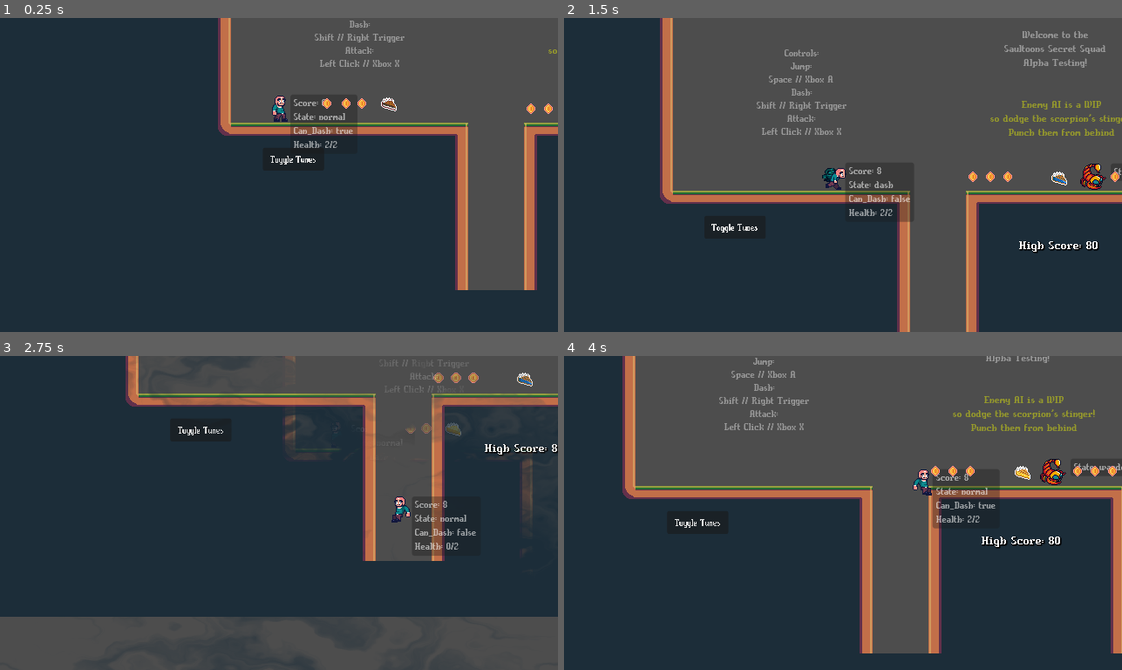
Above: before the commit, frames 1-4 (two rows, left to right).
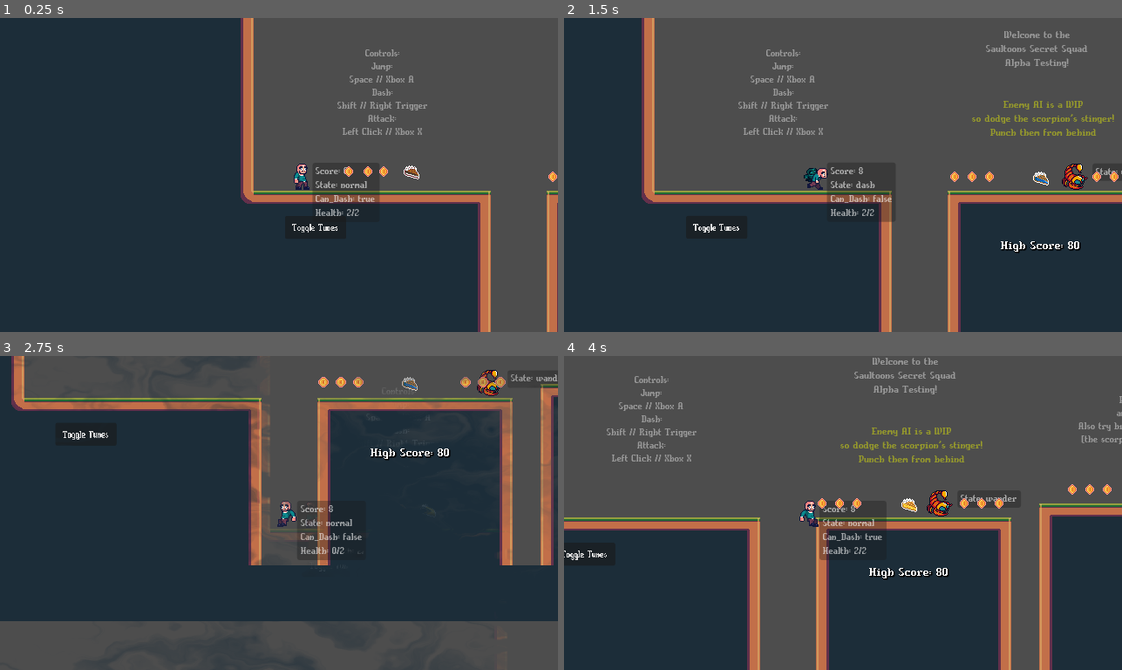
Above: after the commit, the same moments.

Repository: Aleiocus/The-Gallery-Heist
Game: Godot game, scene res://Scenes/Game/Levels/testing.tscn
The game is run twice, just before and just after one commit, with the same random seed, the same clock (stepped at 60 frames per second) and the same inputs.
Inputs (mouse positions are in pixels of both pictures, inside the frame that each line leads up to):
- Up to frame 1 (0.25 s): no input
- Up to frame 2 (1.5 s): move the mouse to (965, 159) at 0.52 s; hold D (right) from 0.53 s (still down); click (965, 159) at 0.6 s; tap Space (jump) at 0.77 s; move the mouse to (731, 190) at 1.27 s; tap Shift (dash) at 1.35 s
- Up to frame 3 (2.75 s): tap Space (jump) at 1.52 s; move the mouse to (334, 443) at 2.02 s; release D (right) at 2.03 s; hold A (left) from 2.03 s (still down); click (334, 443) at 2.1 s
- Up to frame 4 (4 s): move the mouse to (815, 575) at 2.77 s; release A (left) at 2.78 s; hold D (right) from 2.78 s (still down); tap Shift (dash) at 2.85 s; tap Space (jump) at 3.02, 3.77 s; move the mouse to (1010, 560) at 3.52 s; click (1010, 560) at 3.6 s

The runs differ from the first frame. In frame 1, 21% of the frame differs, in the area x 39-100%, y 0-100%; in frame 2, 12%; in frame 3, 29%; in frame 4, 39%, in the area x 0-100%, y 0-100%.

Commit message:
reworked level camera and camera triggers

Diff:
--- a/Scenes/Game/Levels/level_1_1.tscn
+++ b/Scenes/Game/Levels/level_1_1.tscn
@@ -1,9 +1,8 @@
-[gd_scene load_steps=13 format=3 uid="uid://du51n87yesd30"]
+[gd_scene load_steps=12 format=3 uid="uid://du51n87yesd30"]
 
 [ext_resource type="PackedScene" uid="uid://b84n1i2bwxbmr" path="res://Scenes/Game/Levels/level.tscn" id="1_884p5"]
 [ext_resource type="Texture2D" uid="uid://d2quxmbdmd2h3" path="res://Resources/Textures/ParkLvlAssets/ParktilesCurrentSet (valsprites).png" id="2_2ohjl"]
 [ext_resource type="AudioStream" uid="uid://vdc06qge10bb" path="res://Resources/Textures/ParkLvlAssets/ofmiceandmistrustv5.wav" id="2_psurl"]
-[ext_resource type="PackedScene" uid="uid://3xg1cdwrnu1c" path="res://Scenes/Objects/camera_trigger.tscn" id="3_acenh"]
 [ext_resource type="Texture2D" uid="uid://cstvbl7tuuk5w" path="res://Resources/Textures/ParkLvlAssets/Background/ParkBGParalax6.png" id="3_np2bd"]
 [ext_resource type="Texture2D" uid="uid://dxu2tprf7w3ya" path="res://Resources/Textures/ParkLvlAssets/Background/ParkBGParalax5.png" id="4_ced8t"]
 [ext_resource type="Texture2D" uid="uid://cp5cqkjhhem27" path="res://Resources/Textures/ParkLvlAssets/Background/ParkBGParalax4.png" id="5_mh25a"]
@@ -118,9 +117,8 @@
 [node name="Saul" parent="Characters" index="0"]
 position = Vector2(-201, -66)
 
-[node name="CameraTrigger" parent="CameraTriggers" index="0" instance=ExtResource("3_acenh")]
-_is_starting_state = true
-_trigger_state = 2
+[node name="LevelCamera" parent="." index="4" node_paths=PackedStringArray("_starting_trigger")]
+_starting_trigger = NodePath("")
 
 [node name="MusicPlayer" parent="." index="6"]
 stream = ExtResource("2_psurl")
--- a/Scenes/Game/Levels/testing.tscn
+++ b/Scenes/Game/Levels/testing.tscn
@@ -230,10 +230,15 @@
 label_settings = SubResource("LabelSettings_anlf8")
 vertical_alignment = 1
 
+[node name="LevelCamera" parent="." index="6" node_paths=PackedStringArray("_starting_trigger")]
+_starting_trigger = NodePath("../CameraTriggers/CameraTrigger")
+
 [node name="CameraTrigger" parent="CameraTriggers" index="0" instance=ExtResource("3_guy7c")]
 position = Vector2(725, -155)
-_is_starting_state = true
-_trigger_state = 2
+_change_state = true
+_change_zoom = true
+_change_lock = true
+_trigger_state = 1
 
 [node name="CollisionShape2D" type="CollisionShape2D" parent="CameraTriggers/CameraTrigger" index="0"]
 position = Vector2(0, -77)
@@ -245,9 +250,12 @@
 
 [node name="CameraTrigger2" parent="CameraTriggers" index="1" instance=ExtResource("3_guy7c")]
 position = Vector2(762, -231)
+_change_state = true
+_change_zoom = true
+_change_lock = true
 _trigger_state = 1
-_target_zoom = Vector2(0.8, 0.8)
-_clamped_limits = Rect2(966, -655, 966, -212)
+_release_x_bound = false
+_x_bound = Vector2(1010, 1010)
 
 [node name="CollisionShape2D" type="CollisionShape2D" parent="CameraTriggers/CameraTrigger2" index="0"]
 position = Vector2(0, -240.5)
@@ -255,8 +263,11 @@
 
 [node name="CameraTrigger3" parent="CameraTriggers" index="2" instance=ExtResource("3_guy7c")]
 position = Vector2(378, -346)
-_target_zoom = Vector2(0.5, 0.5)
+_change_state = true
+_change_zoom = true
+_change_lock = true
 _idle_position = Vector2(370, -541)
+_zoom = Vector2(0.5, 0.5)
 
 [node name="CollisionShape2D" type="CollisionShape2D" parent="CameraTriggers/CameraTrigger3" index="0"]
 position = Vector2(-9, 0)
--- a/Scripts/Camera System/camera_trigger.gd
+++ b/Scripts/Camera System/camera_trigger.gd
@@ -1,41 +1,101 @@
 @tool
+class_name CameraTrigger
 extends Area2D
 
-@export var _is_starting_state : bool = false # only 1 trigger can be set as default, this is not enforced so if multiple triggers have this on the last one in the tree will apply
+@export var _change_state : bool = false :
+	set(value):
+		_change_state = value
+		notify_property_list_changed()
+@export var _change_zoom : bool = false :
+	set(value):
+		_change_zoom = value
+		notify_property_list_changed()
+@export var _change_lock : bool = false :
+	set(value):
+		_change_lock = value
+		notify_property_list_changed()
+
+@export_group("Camera State")
 @export var _trigger_state : LevelCamera.CameraState :
 	set(value):
 		_trigger_state = value
 		notify_property_list_changed()
-@export var _target_zoom : Vector2 = Vector2.ONE
+@export var _idle_position : Vector2
 
-@export var _idle_position : Vector2
-@export var _clamped_limits : Rect2
+@export_group("Axis Lock")
+@export var _release_x_bound : bool = true :
+	set(value):
+		_release_x_bound = value
+		notify_property_list_changed()
+@export var _release_y_bound : bool = true :
+	set(value):
+		_release_y_bound = value
+		notify_property_list_changed()
+@export var _x_bound : Vector2
+@export var _y_bound : Vector2
+
+@export_group("Camera Properties")
+@export var _zoom : Vector2 = Vector2.ONE
 
 
-func _ready():
-	if Engine.is_editor_hint() == false && _is_starting_state:
-		await get_tree().process_frame
-		_apply_camera_state()
+func _on_body_entered(body : Node2D):
+	if body is Player:
+		apply_camera_state()
 
-func _on_body_entered(body : Node2D):
-	if body is Player && _trigger_state != World.level.level_camera.get_state():
-		_apply_camera_state()
+func apply_camera_state():
+	var camera : LevelCamera = World.level.level_camera
 
-func _apply_camera_state():
-	match _trigger_state:
-		LevelCamera.CameraState.idle:
-			World.level.level_camera.change_state_idle(_idle_position, _target_zoom)
-		LevelCamera.CameraState.clamped:
-			World.level.level_camera.change_state_clamped(_clamped_limits, _target_zoom)
-		LevelCamera.CameraState.free:
-			World.level.level_camera.change_state_free(_target_zoom)
+	if _change_state == false && _change_zoom == false && _change_lock == false:
+		push_warning("Camera trigger has no effect")
+
+	if _change_state:
+		match _trigger_state:
+			LevelCamera.CameraState.idle:
+				camera.set_state_idle(_idle_position)
+			LevelCamera.CameraState.follow:
+				camera.set_state_follow()
+
+	if _change_zoom:
+		camera.set_target_zoom(_zoom)
+
+	if _change_lock:
+		if _release_x_bound == true:
+			camera.remove_axis_bound(true)
+		elif _release_x_bound == false:
+			camera.set_axis_bound(true, _x_bound)
+
+		if _release_y_bound == true:
+			camera.remove_axis_bound(false)
+		elif _release_y_bound == false:
+			camera.set_axis_bound(false, _y_bound)
 
 func _validate_property(property: Dictionary):
-	# TODO: hide properties instead of disabling them
-	if (property["name"] == "_idle_position" &&
-	_trigger_state != LevelCamera.CameraState.idle):
-		property["usage"] |= PROPERTY_USAGE_READ_ONLY
+	var hide_prop : Callable = func():
+		property["usage"] = PROPERTY_USAGE_NO_EDITOR
 
-	elif (property["name"] == "_clamped_limits" &&
-	_trigger_state != LevelCamera.CameraState.clamped):
-		property["usage"] |= PROPERTY_USAGE_READ_ONLY
+	# hide properties that aren't used
+	match property["name"]:
+		"_trigger_state", "_idle_position":
+			if _change_state == false:
+				hide_prop.call()
+
+			if property["name"] == "_idle_position":
+				if _trigger_state != LevelCamera.CameraState.idle:
+					hide_prop.call()
+
+		"_zoom":
+			if _change_zoom == false:
+				hide_prop.call()
+
+		"_x_bound", "_y_bound", "_release_x_bound", "_release_y_bound":
+			if _change_lock == false:
+				hide_prop.call()
+
+			else:
+				if property["name"] == "_x_bound":
+					if _release_x_bound:
+						hide_prop.call()
+
+				elif property["name"] == "_y_bound":
+					if _release_y_bound:
+						hide_prop.call()
--- a/Scripts/Camera System/level_camera.gd
+++ b/Scripts/Camera System/level_camera.gd
@@ -2,75 +2,75 @@
 extends Camera2D
 
 # TODO: addon to show camera constraints when a trigger node is selected
-enum CameraState {idle, clamped, free}
+enum CameraState {idle, follow}
 enum ShakeLevel {low, medium, high}
 
-# TEMP: forces free state if other states are giving you a headach
-@export var _debug_force_free : bool = false
+@export var _starting_trigger : CameraTrigger
 
 @onready var _shake_timer : Timer = $ShakeTimer
 
-var _curr_state : CameraState
-const _speed : float = 110.0
+var _curr_state : CameraState = CameraState.follow
 const _zoom_speed : float = 1.6
 var _target_zoom : Vector2 = Vector2.ONE
+var _target_position : Vector2
+const _speed : float = 120.0
+const _distance_speed_factor : Vector2 = Vector2(0.022, 0.5)
 
-const _look_ahead_offset : float = 22.0
-const _player_velocity_factor : float = 0.6
-const _distance_factor : float = 1.4
-var _target_position : Vector2
-var _clamp_limits : Rect2
+const _player_velocity_factor : Vector2 = Vector2(0.7, 0.0)
+const _player_velocity_max_offset : float = 140.0
+
+var _axis_bounds : Dictionary
 
 const _shake_data : Dictionary = {
-	ShakeLevel.low:{"max_offset":1.0},
+	ShakeLevel.low:   {"max_offset":1.0},
 	ShakeLevel.medium:{"max_offset":4.0},
-	ShakeLevel.high:{"max_offset":9.0}
+	ShakeLevel.high:  {"max_offset":9.0}
 }
 var _curr_shake_level : ShakeLevel
 
 
 func _ready():
-	if _debug_force_free:
-		change_state_free(Vector2.ONE)
+	if _starting_trigger:
+		await get_tree().process_frame # wait for World.level to be set
+		_starting_trigger.apply_camera_state()
 
 func _process(delta : float):
+	var player : Player = World.level.player
 	# update zoom
 	if zoom != _target_zoom:
 		zoom.x = move_toward(zoom.x, _target_zoom.x, _zoom_speed * delta)
 		zoom.y = move_toward(zoom.y, _target_zoom.y, _zoom_speed * delta)
-	var player : Player = World.level.player
 
-	# calc camera movement speed
-	var distance_speed_modifier : float
-	var final_speed : float
-	if _curr_state == CameraState.idle:
-		distance_speed_modifier =\
-			global_position.distance_to(_target_position) * _distance_factor
-		final_speed = (_speed + distance_speed_modifier) * delta
-	elif _curr_state == CameraState.clamped || _curr_state == CameraState.free:
-		distance_speed_modifier =\
-			global_position.distance_to(player.global_position) * _distance_factor
-		final_speed = (_speed + distance_speed_modifier) * delta
-
-	# calc destination
+	# calc target_position
 	var target_position : Vector2
 	if _curr_state == CameraState.idle:
 		target_position = _target_position
-	elif _curr_state == CameraState.clamped || _curr_state == CameraState.free:
-		var velocity_offset : float = player.velocity.length() * _player_velocity_factor
-		target_position = Vector2(
-			player.global_position.x + sign(player.velocity.x) * (_look_ahead_offset + velocity_offset),
-			player.global_position.y + sign(player.velocity.y) * (velocity_offset)
-		)
 
-	if _curr_state == CameraState.clamped:
-		# clamp
-		target_position.x = clamp(target_position.x, _clamp_limits.position.x, _clamp_limits.size.x)
-		target_position.y = clamp(target_position.y, _clamp_limits.position.y, _clamp_limits.size.y)
+	elif _curr_state == CameraState.follow:
+		var velocity_offset : Vector2 = player.velocity.abs() * _player_velocity_factor
+		velocity_offset.x = min(velocity_offset.x, _player_velocity_max_offset)
+		velocity_offset.y = min(velocity_offset.y, _player_velocity_max_offset)
+
+		target_position.x = player.global_position.x + sign(player.velocity.x) * (velocity_offset.x)
+		target_position.y = player.global_position.y + sign(player.velocity.y) * (velocity_offset.y)
+
+	# bounds
+	if _axis_bounds.has("x"):
+		target_position.x = clamp(target_position.x, _axis_bounds["x"][0], _axis_bounds["x"][1])
+	if _axis_bounds.has("y"):
+		target_position.y = clamp(target_position.y, _axis_bounds["y"][0], _axis_bounds["y"][1])
+
+	# calc camera speed
+	# speed is influenced by the camera's distance to target. the further away the faster we move to catch up
+	var distance : float = global_position.distance_to(target_position)
+	var final_speed : Vector2 = Vector2(
+		_speed * distance * _distance_speed_factor.x * delta,
+		_speed * distance * _distance_speed_factor.y * delta
+	)
 
 	global_position = Vector2(
-		move_toward(global_position.x, target_position.x, final_speed),
-		move_toward(global_position.y, target_position.y, final_speed)
+		move_toward(global_position.x, target_position.x, final_speed.x),
+		move_toward(global_position.y, target_position.y, final_speed.y)
 	)
 
 	# shake
@@ -85,26 +85,22 @@
 	_shake_timer.wait_time = duration
 	_shake_timer.start()
 
-func get_state() -> CameraState:
-	return _curr_state
+func set_target_zoom(zoom_ : Vector2):
+	_target_zoom = zoom_
 
-func change_state_idle(position_ : Vector2, zoom_ : Vector2):
-	if _debug_force_free: return
+func set_axis_bound(is_x : bool, lock : Vector2):
+	_axis_bounds["x" if is_x else "y"] = lock
 
+func remove_axis_bound(is_x : bool):
+	if is_x && _axis_bounds.has("x"): _axis_bounds.erase("x")
+	elif is_x == false && _axis_bounds.has("y"): _axis_bounds.erase("y")
+
+func set_state_idle(position_ : Vector2):
 	_target_position = position_
-	_target_zoom = zoom_
 	_curr_state = CameraState.idle
 
-func change_state_clamped(limits : Rect2, zoom_ : Vector2):
-	if _debug_force_free: return
-
-	_clamp_limits = limits
-	_target_zoom = zoom_
-	_curr_state = CameraState.clamped
-
-func change_state_free(zoom_ : Vector2):
-	_target_zoom = zoom_
-	_curr_state = CameraState.free
+func set_state_follow():
+	_curr_state = CameraState.follow
 
 func _on_shake_timer_timeout():
 	offset = Vector2.ZERO
